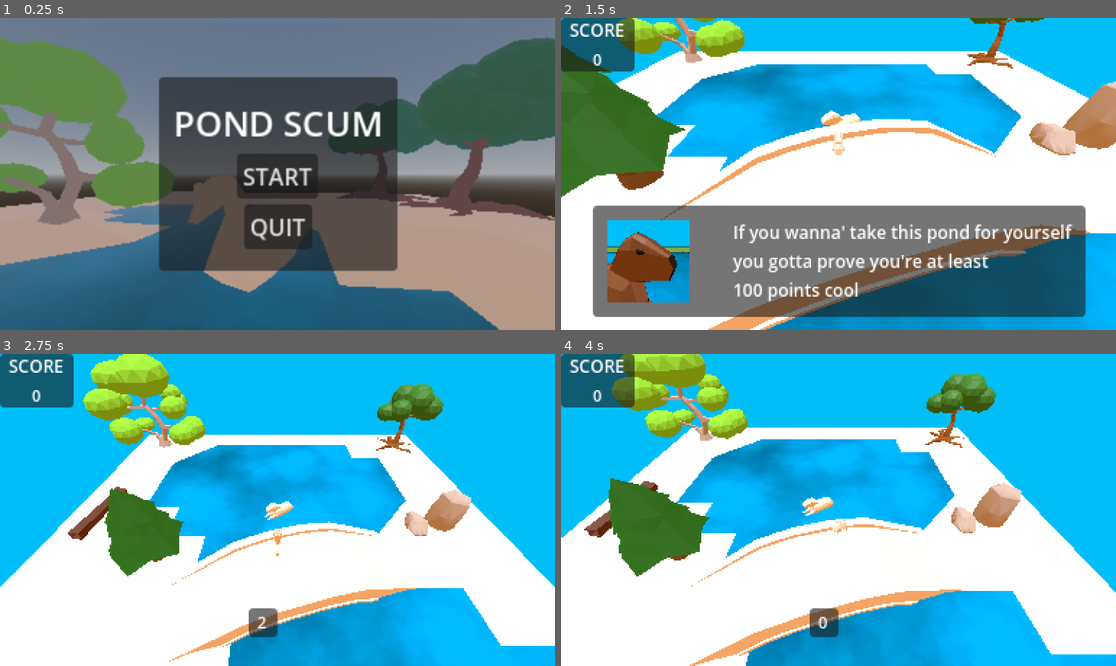
Above: before the commit, frames 1-4 (two rows, left to right).
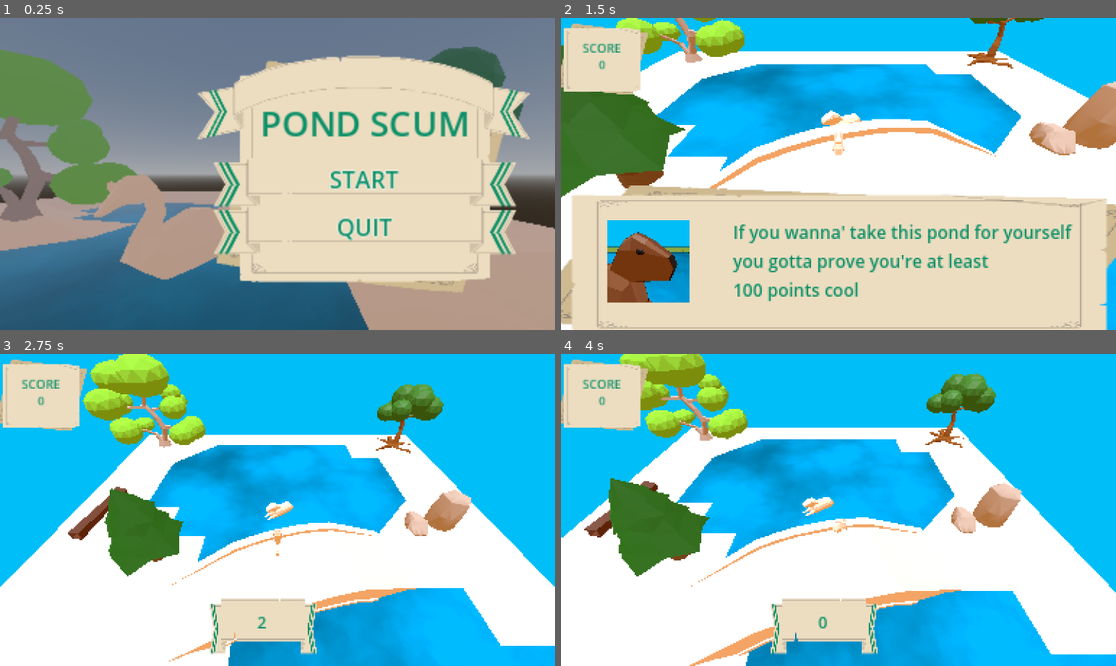
Above: after the commit, the same moments.

Repository: nschwei/PondScum
Game: Godot game, scene res://Scenes/MainMenu.tscn
Same seed, same stepped clock (60 frames per second), same inputs: the game is played once before the commit and once after it.
Inputs (mouse positions are in pixels of both pictures, inside the frame that each line leads up to):
- Up to frame 1 (0.25 s): no input
- Up to frame 2 (1.5 s): click "START" at 0.5 s; tap Enter at 1.25 s; move the mouse to (960, 158) at 1.27 s; hold D (move_right) from 1.28 s (still down); right-click (960, 158) at 1.35 s
- Up to frame 3 (2.75 s): tap Space (jump) at 1.52, 2, 2.27 s; move the mouse to (166, 525) at 2.02 s; release D (move_right) at 2.03 s; hold S (move_back) from 2.03 s (still down); click (166, 525) at 2.1 s
- Up to frame 4 (4 s): move the mouse to (894, 441) at 2.77 s; release S (move_back) at 2.78 s; hold D (move_right) 2.78-3.53 s; right-click (894, 441) at 2.85 s; move the mouse to (810, 572) at 3.52 s; hold W (move_forward) from 3.53 s (still down); click (810, 572) at 3.6 s; tap Space (jump) at 3.77 s

The runs differ from the first frame. In frame 1, 60% of the frame differs, in the area x 0-100%, y 6-100%; in frame 2, 42%; in frame 3, 6.2%; in frame 4, 6.2%.

Commit message:
ui added
https://humblepixel.itch.io/pocket-inventory-series-5-player-status - paper ui

Diff:
--- a/Scenes/GreyBox.tscn
+++ b/Scenes/GreyBox.tscn
@@ -18,7 +18,9 @@
 [ext_resource type="PackedScene" uid="uid://2j8oirklixx1" path="res://Models/bridge.glb" id="16_v7kjc"]
 [ext_resource type="Texture2D" uid="uid://c5f86m3f4xs4a" path="res://Textures/capy.png" id="17_io2t8"]
 [ext_resource type="PackedScene" uid="uid://6k7rdqqbxu07" path="res://Models/capy.glb" id="17_ox84h"]
+[ext_resource type="Theme" uid="uid://c0kj7rd11d3hf" path="res://UI/pond_scum.tres" id="18_n41om"]
 [ext_resource type="AudioStream" uid="uid://mhitretdt3lk" path="res://Sfx/creepy-devil-dance-166764.mp3" id="18_uwy2h"]
+[ext_resource type="Theme" uid="uid://cpvqtkau7sr0k" path="res://UI/pond_scum_Talking.tres" id="19_ntdx2"]
 
 [sub_resource type="Environment" id="Environment_i80ls"]
 background_mode = 1
@@ -164,16 +166,19 @@
 script = ExtResource("7_ykbr5")
 
 [node name="TotalScorePanel" type="PanelContainer" parent="PixelView/SubViewport/CanvasLayer"]
-offset_right = 39.0
-offset_bottom = 37.0
+offset_left = 15.0
+offset_top = 15.0
+offset_right = 54.0
+offset_bottom = 52.0
+scale = Vector2(0.7, 0.7)
+theme = ExtResource("18_n41om")
 
 [node name="MarginContainer" type="MarginContainer" parent="PixelView/SubViewport/CanvasLayer/TotalScorePanel"]
 layout_mode = 2
-theme_override_constants/margin_left = 6
-theme_override_constants/margin_right = 6
 
 [node name="VBoxContainer" type="VBoxContainer" parent="PixelView/SubViewport/CanvasLayer/TotalScorePanel/MarginContainer"]
 layout_mode = 2
+theme_override_constants/separation = 0
 
 [node name="ScoreTitle" type="Label" parent="PixelView/SubViewport/CanvasLayer/TotalScorePanel/MarginContainer/VBoxContainer"]
 layout_mode = 2
@@ -202,6 +207,7 @@
 offset_bottom = -20.0
 grow_horizontal = 2
 grow_vertical = 0
+theme = ExtResource("19_ntdx2")
 
 [node name="MarginContainer" type="MarginContainer" parent="PixelView/SubViewport/CanvasLayer/CurrentScorePanel"]
 layout_mode = 2
@@ -217,20 +223,28 @@
 [node name="PausePanel" type="PanelContainer" parent="PixelView/SubViewport/CanvasLayer"]
 process_mode = 3
 visible = false
-anchors_preset = 15
-anchor_right = 1.0
-anchor_bottom = 1.0
+anchors_preset = 8
+anchor_left = 0.5
+anchor_top = 0.5
+anchor_right = 0.5
+anchor_bottom = 0.5
+offset_left = -40.5
+offset_top = -57.5
+offset_right = 40.5
+offset_bottom = 57.5
 grow_horizontal = 2
 grow_vertical = 2
+theme = ExtResource("18_n41om")
 
 [node name="MarginContainer" type="MarginContainer" parent="PixelView/SubViewport/CanvasLayer/PausePanel"]
 process_mode = 3
 layout_mode = 2
-theme_override_constants/margin_top = 50
+theme_override_constants/margin_top = 20
 
 [node name="VBoxContainer" type="VBoxContainer" parent="PixelView/SubViewport/CanvasLayer/PausePanel/MarginContainer"]
 process_mode = 3
 layout_mode = 2
+theme_override_constants/separation = 13
 
 [node name="Title" type="Label" parent="PixelView/SubViewport/CanvasLayer/PausePanel/MarginContainer/VBoxContainer"]
 process_mode = 3
@@ -266,12 +280,13 @@
 offset_bottom = -9.0
 grow_horizontal = 2
 grow_vertical = 0
+theme = ExtResource("18_n41om")
 
 [node name="MarginContainer" type="MarginContainer" parent="PixelView/SubViewport/CanvasLayer/TalkingDudes"]
 layout_mode = 2
-theme_override_constants/margin_left = 10
+theme_override_constants/margin_left = 50
 theme_override_constants/margin_top = 10
-theme_override_constants/margin_right = 10
+theme_override_constants/margin_right = 50
 theme_override_constants/margin_bottom = 10
 
 [node name="HBoxContainer" type="HBoxContainer" parent="PixelView/SubViewport/CanvasLayer/TalkingDudes/MarginContainer"]
--- a/Scenes/MainMenu.tscn
+++ b/Scenes/MainMenu.tscn
@@ -8,7 +8,9 @@
 [ext_resource type="PackedScene" uid="uid://bcvrut54icqww" path="res://Models/groundPondScum.glb" id="5_qgupi"]
 [ext_resource type="PackedScene" uid="uid://bufxqhjjljdl5" path="res://Models/goosed.gltf" id="6_j11b2"]
 [ext_resource type="Material" uid="uid://b8bitd1ep6opn" path="res://Materials/water2.tres" id="6_q8ikx"]
+[ext_resource type="Texture2D" uid="uid://dqrwedjldvgjn" path="res://UI/banner.png" id="9_5wchv"]
 [ext_resource type="AudioStream" uid="uid://copyq0guhf2nu" path="res://Sfx/groovy-ambient-funk-201745.mp3" id="9_33m0t"]
+[ext_resource type="Theme" uid="uid://c0kj7rd11d3hf" path="res://UI/pond_scum.tres" id="9_q2p7g"]
 
 [sub_resource type="ProceduralSkyMaterial" id="ProceduralSkyMaterial_afray"]
 
@@ -62,6 +64,7 @@
 transform = Transform3D(0.972227, 0, 0.234039, 0, 1, 0, -0.234039, 0, 0.972227, 1.48024, 1.51463, 3.94153)
 
 [node name="World" type="Node3D" parent="SubViewportContainer/SubViewport"]
+transform = Transform3D(1, 0, 0, 0, 1, 0, 0, 0, 1, -1.67563, 0, 0)
 
 [node name="PlaceholderGround" type="MeshInstance3D" parent="SubViewportContainer/SubViewport/World"]
 transform = Transform3D(27.2598, 0, 0, 0, 0.318677, 0, 0, 0, 20.3756, 0, 0, 0)
@@ -91,17 +94,18 @@
 script = ExtResource("1_13s00")
 
 [node name="MainMenu" type="PanelContainer" parent="SubViewportContainer/SubViewport/MainMenu"]
-anchors_preset = 8
-anchor_left = 0.5
+anchors_preset = 6
+anchor_left = 1.0
 anchor_top = 0.5
-anchor_right = 0.5
+anchor_right = 1.0
 anchor_bottom = 0.5
-offset_left = -82.5
+offset_left = -214.0
 offset_top = -67.0
-offset_right = 82.5
+offset_right = -49.0
 offset_bottom = 67.0
-grow_horizontal = 2
+grow_horizontal = 0
 grow_vertical = 2
+theme = ExtResource("9_q2p7g")
 
 [node name="MarginContainer" type="MarginContainer" parent="SubViewportContainer/SubViewport/MainMenu/MainMenu"]
 layout_mode = 2
@@ -112,6 +116,7 @@
 
 [node name="VBoxContainer" type="VBoxContainer" parent="SubViewportContainer/SubViewport/MainMenu/MainMenu/MarginContainer"]
 layout_mode = 2
+theme_override_constants/separation = 10
 
 [node name="Title" type="Label" parent="SubViewportContainer/SubViewport/MainMenu/MainMenu/MarginContainer/VBoxContainer"]
 layout_mode = 2
@@ -120,14 +125,27 @@
 
 [node name="Start" type="Button" parent="SubViewportContainer/SubViewport/MainMenu/MainMenu/MarginContainer/VBoxContainer"]
 layout_mode = 2
-size_flags_horizontal = 4
 text = "START"
 icon_alignment = 1
 
 [node name="Quit" type="Button" parent="SubViewportContainer/SubViewport/MainMenu/MainMenu/MarginContainer/VBoxContainer"]
 layout_mode = 2
-size_flags_horizontal = 4
 text = "QUIT"
+
+[node name="TextureRect" type="TextureRect" parent="SubViewportContainer/SubViewport/MainMenu"]
+anchors_preset = 6
+anchor_left = 1.0
+anchor_top = 0.5
+anchor_right = 1.0
+anchor_bottom = 0.5
+offset_left = -254.0
+offset_top = -88.0
+offset_right = 354.0
+offset_bottom = 88.0
+grow_horizontal = 0
+grow_vertical = 2
+scale = Vector2(0.4, 0.4)
+texture = ExtResource("9_5wchv")
 
 [node name="AudioStreamPlayer" type="AudioStreamPlayer" parent="."]
 stream = ExtResource("9_33m0t")
--- /dev/null
+++ b/UI/pond_scum.tres
@@ -0,0 +1,37 @@
+[gd_resource type="Theme" load_steps=6 format=3 uid="uid://c0kj7rd11d3hf"]
+
+[ext_resource type="Texture2D" uid="uid://bhyxd2edlwgsg" path="res://UI/button.png" id="1_fbh4t"]
+[ext_resource type="Texture2D" uid="uid://ciiqywye2y47q" path="res://UI/bg.png" id="1_xfpu2"]
+
+[sub_resource type="StyleBoxTexture" id="StyleBoxTexture_3nfqc"]
+texture = ExtResource("1_fbh4t")
+expand_margin_left = 40.0
+expand_margin_top = 15.0
+expand_margin_right = 40.0
+expand_margin_bottom = 15.0
+modulate_color = Color(0.998962, 0.55664, 0.559727, 1)
+
+[sub_resource type="StyleBoxTexture" id="StyleBoxTexture_0rsnf"]
+texture = ExtResource("1_fbh4t")
+expand_margin_left = 40.0
+expand_margin_top = 15.0
+expand_margin_right = 40.0
+expand_margin_bottom = 15.0
+
+[sub_resource type="StyleBoxTexture" id="StyleBoxTexture_g6gsv"]
+texture = ExtResource("1_xfpu2")
+expand_margin_left = 30.0
+expand_margin_top = 20.0
+expand_margin_right = 30.0
+expand_margin_bottom = 20.0
+
+[resource]
+Button/colors/font_color = Color(0.0509804, 0.564706, 0.407843, 1)
+Button/colors/font_outline_color = Color(1, 1, 1, 1)
+Button/constants/outline_size = 2
+Button/styles/hover = SubResource("StyleBoxTexture_3nfqc")
+Button/styles/normal = SubResource("StyleBoxTexture_0rsnf")
+Label/colors/font_color = Color(0.0509804, 0.564706, 0.407843, 1)
+Label/colors/font_outline_color = Color(0.92549, 0.866667, 0.752941, 1)
+Label/constants/outline_size = 2
+PanelContainer/styles/panel = SubResource("StyleBoxTexture_g6gsv")
--- /dev/null
+++ b/UI/pond_scum_Talking.tres
@@ -0,0 +1,36 @@
+[gd_resource type="Theme" load_steps=5 format=3 uid="uid://cpvqtkau7sr0k"]
+
+[ext_resource type="Texture2D" uid="uid://bhyxd2edlwgsg" path="res://UI/button.png" id="1_yhw0j"]
+
+[sub_resource type="StyleBoxTexture" id="StyleBoxTexture_3nfqc"]
+texture = ExtResource("1_yhw0j")
+expand_margin_left = 40.0
+expand_margin_top = 15.0
+expand_margin_right = 40.0
+expand_margin_bottom = 15.0
+modulate_color = Color(0.998962, 0.55664, 0.559727, 1)
+
+[sub_resource type="StyleBoxTexture" id="StyleBoxTexture_0rsnf"]
+texture = ExtResource("1_yhw0j")
+expand_margin_left = 40.0
+expand_margin_top = 15.0
+expand_margin_right = 40.0
+expand_margin_bottom = 15.0
+
+[sub_resource type="StyleBoxTexture" id="StyleBoxTexture_dec3x"]
+texture = ExtResource("1_yhw0j")
+expand_margin_left = 30.0
+expand_margin_top = 20.0
+expand_margin_right = 30.0
+expand_margin_bottom = 20.0
+
+[resource]
+Button/colors/font_color = Color(0.0509804, 0.564706, 0.407843, 1)
+Button/colors/font_outline_color = Color(1, 1, 1, 1)
+Button/constants/outline_size = 2
+Button/styles/hover = SubResource("StyleBoxTexture_3nfqc")
+Button/styles/normal = SubResource("StyleBoxTexture_0rsnf")
+Label/colors/font_color = Color(0.0509804, 0.564706, 0.407843, 1)
+Label/colors/font_outline_color = Color(0.92549, 0.866667, 0.752941, 1)
+Label/constants/outline_size = 2
+PanelContainer/styles/panel = SubResource("StyleBoxTexture_dec3x")
Not shown: 1 places in Scenes/GreyBox.tscn that only renumber resources
Not shown: 1 places in Scenes/MainMenu.tscn that only renumber resources
Binary file added: UI/banner.png
Not shown, added: UI/banner.png.import
Binary file added: UI/bg.png
Not shown, added: UI/bg.png.import
Binary file added: UI/button.png
Not shown, added: UI/button.png.import
